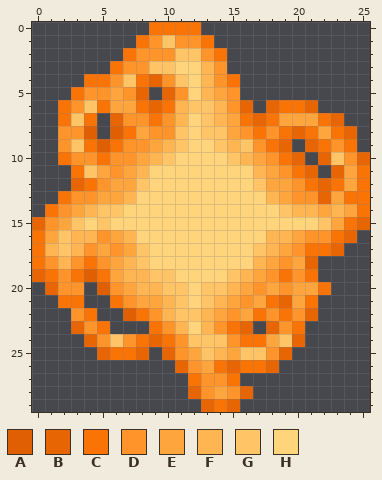
Pixel-art sprite, stored at trunk/Fly-DragonFly/Fly-DragonFly-android/assets/data/textures/flamesButton.png. Above: the version before the commit.
The file is 26x30 pixels.
Palette (. is transparent): A #e05f03  B #e86504  C #fa7305  D #ff952a  E #ffa53e  F #ffb552  G #ffc466  H #ffd47a
Pixels before, first column x 0:
 0 .........CCCC.............
 1 ........CDGDDC............
 2 .......CDDDGGDC...........
 3 ......CDDGGHHFD...........
 4 ....CCDGCBDGHFDC..........
 5 ...CDDEDB.BDHFED..........
 6 ..CDGCEECBCFGGFDB.BCCB....
 7 ..CGC.BDDCDFHGFECBCEEECB..
 8 ..DDA.ACEDDGHGGEDCDCBCECB.
 9 ..DGCACDDEFGHHGFGDCB.BCDC.
10 ..CDDCDDEFGHHHHGFEDCB.BGDB
11 ...CGEDEFHHHHHHHHFEDCB.BEC
12 ...BCDEEGHHHHHHHHGEEDCBCEC
13 ..CDDEEFHHHHHHHHHHFEDDBECC
14 .CDEFGGHHHHHHHHHHHHGFFEFEC
15 BDEGHGHHHHHHHHHHHHHHHHGECB
16 CEGFFDEFHHHHHHHHHHFFEDDCB.
17 CFGFDEDEGHHHHHHHHGFEDCCB..
18 CDFDCDEFGHHHHHHHHFEDEB....
19 BCDCACEFFGGHHHHGFEDCDC....
20 .BDD.ADEFFGGHGGFEDEDEEC...
21 ..CC..CDEEFGHGFEDECBEC....
22 ...DC..ACDFGGFEDECDCDB....
23 ...BDC...CDFHFDCB.BDC.....
24 ....BDGDCBCDGGGDCCEGB.....
25 .....BCCB.BDEGFEGGDB......
26 ...........BDECBCCB.......
27 ............CDDC..........
28 ............BDEDB.........
29 .............BCB..........
And afterwards:
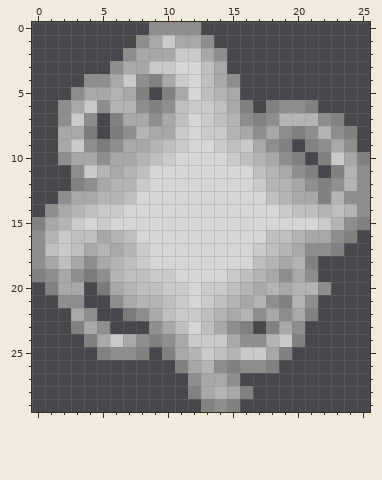
Log entry: added colouring of mana meter and button
From old to new:
{"colour":"A","old":"#e05f03","new":"#7b7b7b"}
{"colour":"B","old":"#e86504","new":"#818181"}
{"colour":"C","old":"#fa7305","new":"#8e8e8e"}
{"colour":"D","old":"#ff952a","new":"#a8a8a8"}
{"colour":"E","old":"#ffa53e","new":"#b4b4b4"}
{"colour":"F","old":"#ffb552","new":"#bfbfbf"}
{"colour":"G","old":"#ffc466","new":"#cacaca"}
{"colour":"H","old":"#ffd47a","new":"#d6d6d6"}
